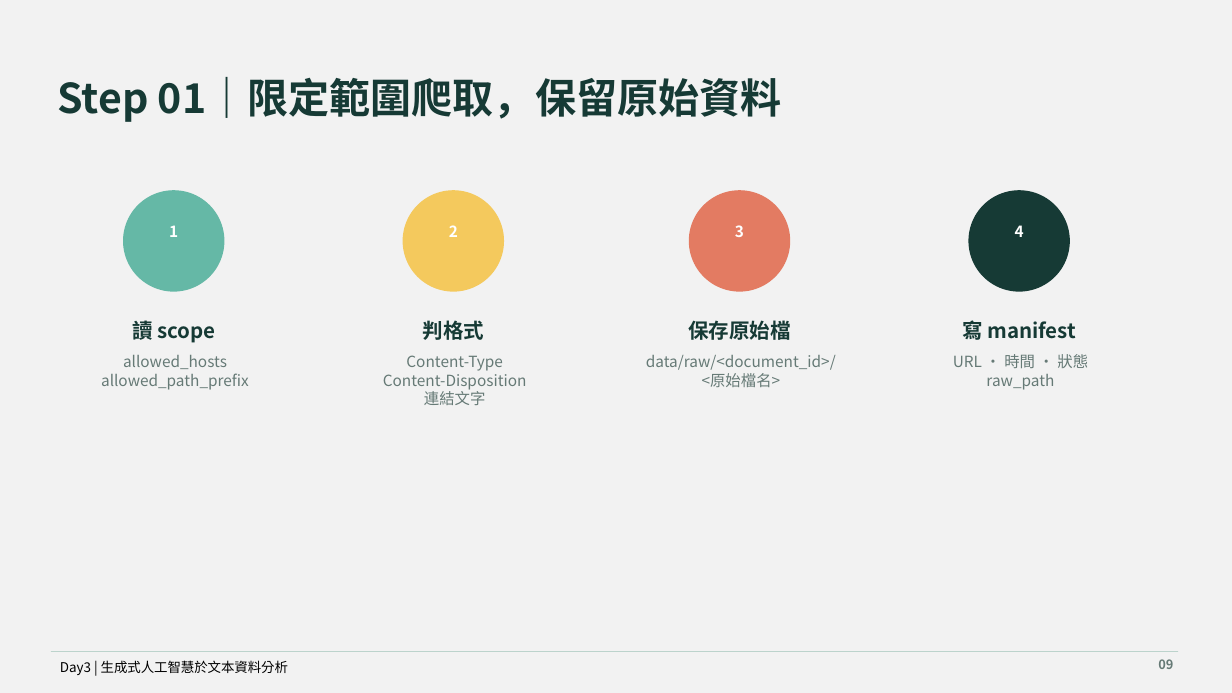
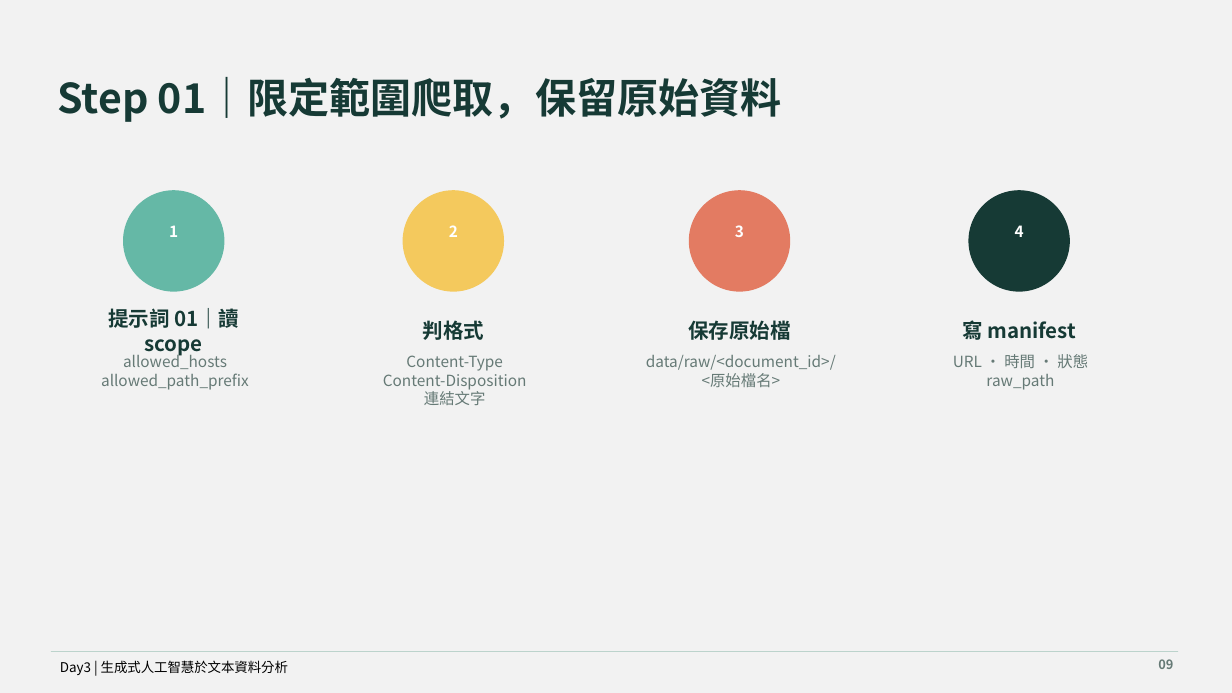
Before and after one commit to MEDA-TW/20260803-Workshop, a slide deck: slide 6 of course/day-03/slides/day-03-generative-ai-text-analysis.pptx. Drawn at 1232x693 pixels with LibreOffice and Linux fonts; fonts in the diff are those of the drawing. Boxes give left, top, right and bottom in pixels: in the first picture for what was removed or moved away, otherwise in the second. Text is boxed around its words. In the diff, an @@ line names an element or a change of style, - is before the commit and + after.

```diff
--- a/course/day-03/slides/day-03-generative-ai-text-analysis.pptx
+++ b/course/day-03/slides/day-03-generative-ai-text-analysis.pptx
@@ text at (108, 308, 239, 356): text changed @@
-讀 scope
+提示詞 01｜讀 scope
```
Also in this commit, not shown: 10 other slides changed, 20 other files.
